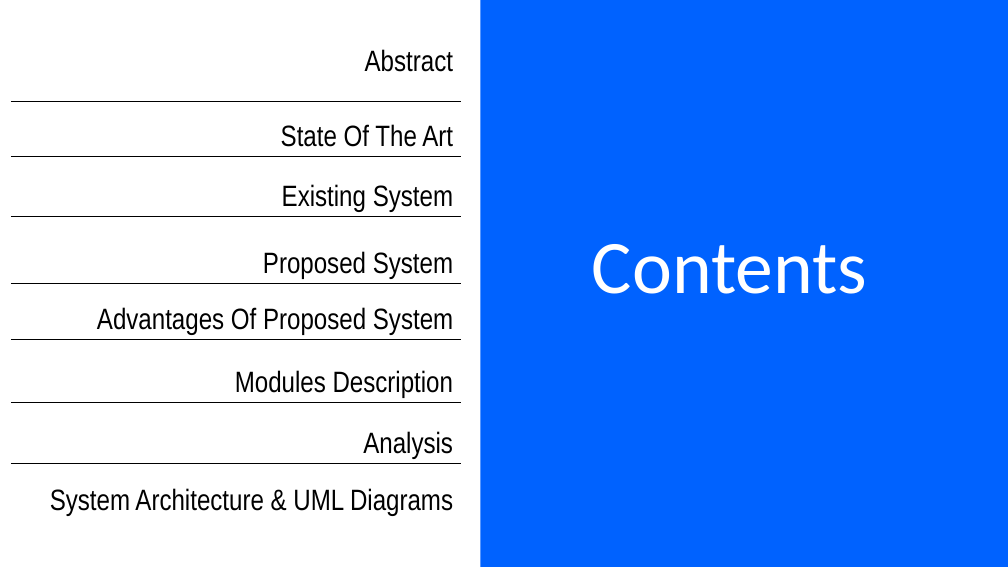
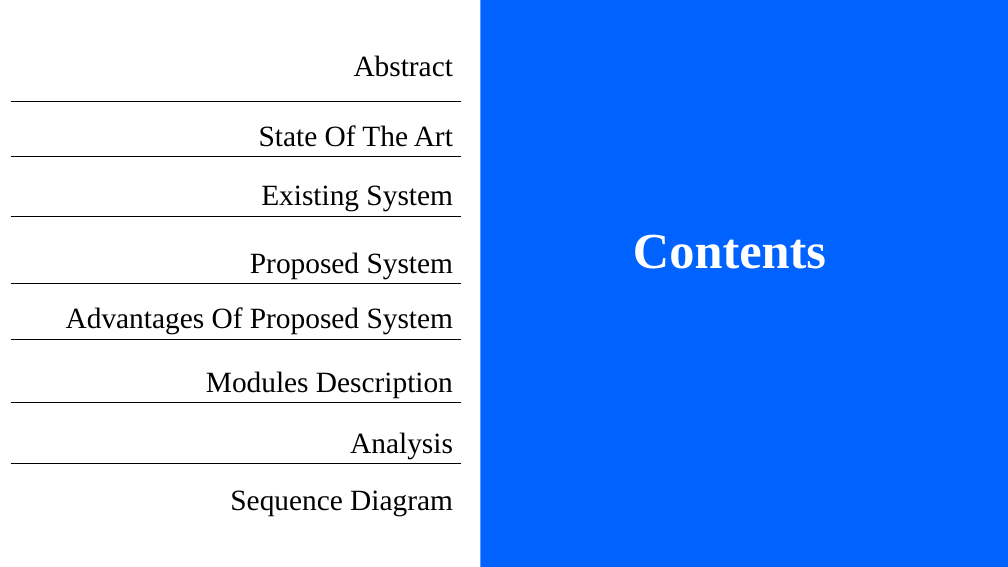
Before and after one commit to Chakrapani2122/Major-Project, a slide deck: slide 2 of Major Project.pptx. Drawn at 1008x567 pixels with LibreOffice and Linux fonts; fonts in the diff are those of the drawing. Boxes give left, top, right and bottom in pixels: in the first picture for what was removed or moved away, otherwise in the second. Text is boxed around its words. In the diff, an @@ line names an element or a change of style, - is before the commit and + after.

```diff
--- a/Major Project.pptx
+++ b/Major Project.pptx
@@ table at [11,46,461,520] @@
-row 8, column 1: System Architecture & UML Diagrams
+row 8, column 1: Sequence Diagram
@@ font Arial Narrow to Times New Roman in "Abstract", "State Of The Art", "Existing System", "Proposed System" and 3 more places @@
@@ text "Contents" at [633,234,826,269]: size 72 to 48 pt, font Calibri to Times New Roman, bold on @@
```
Also in this commit, not shown: 10 other slides changed.
